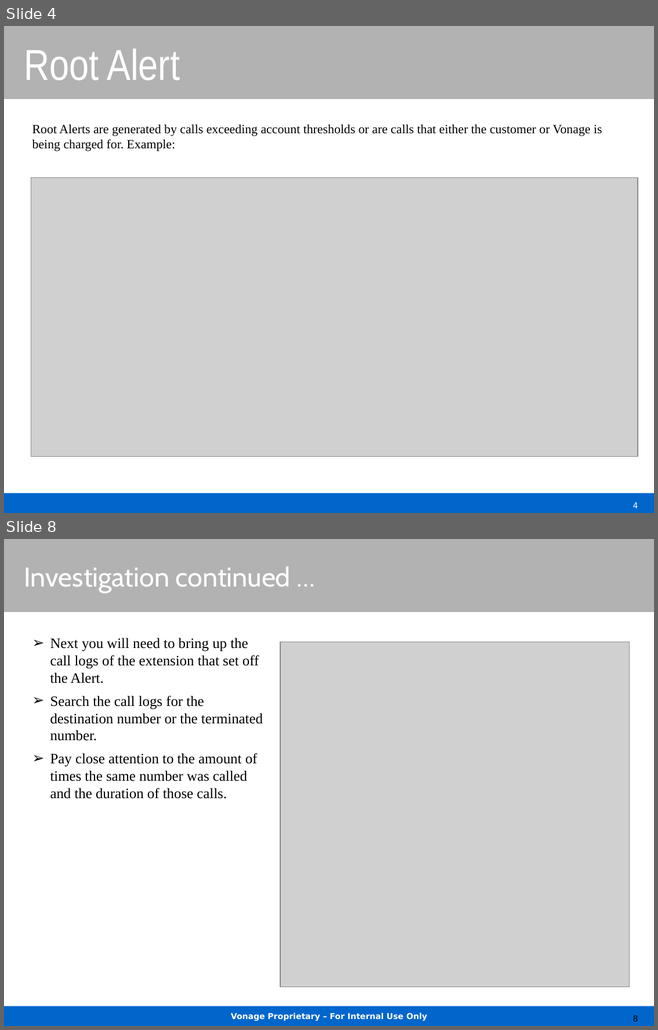
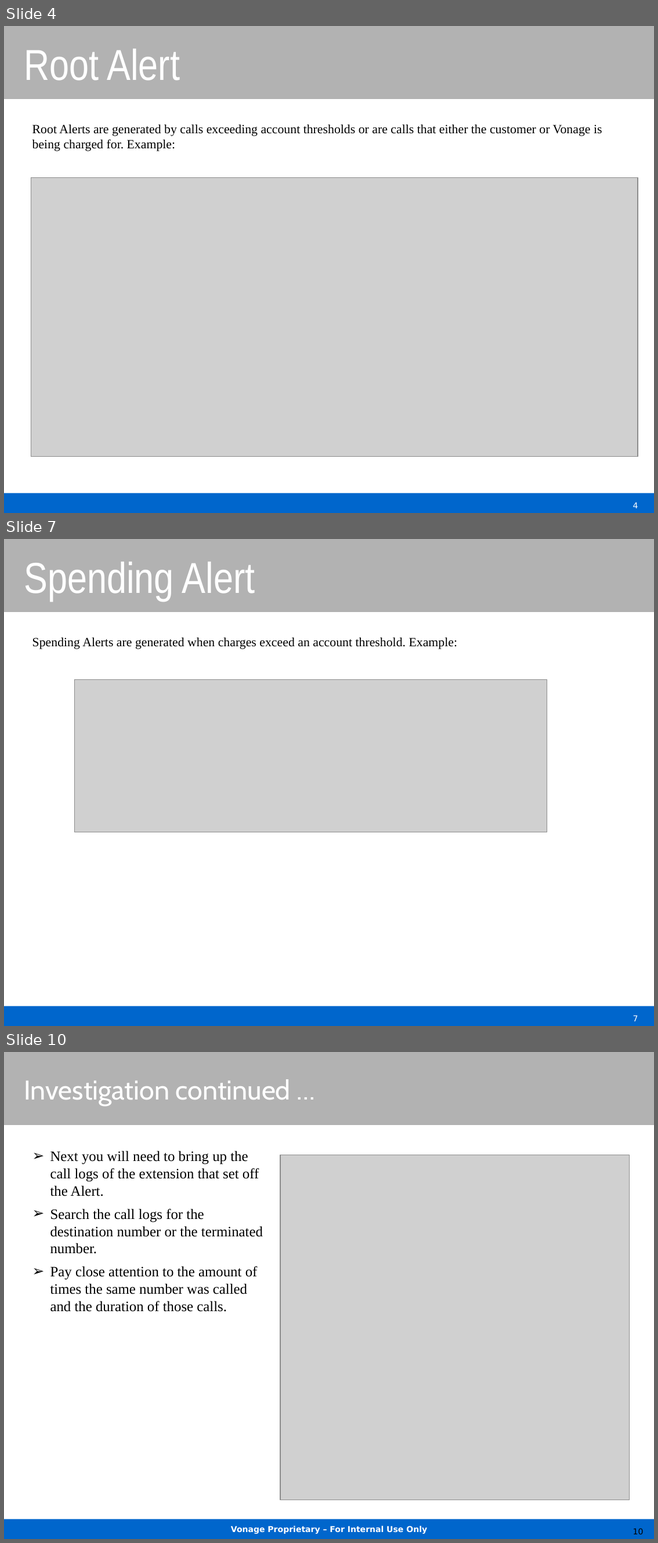
Before and after one commit to tbmillikin/Fraud-Procedures, a slide deck: On-CallFraudProcedures.pptx. Shown one above the other, each under a label of ours: slides 4 and 8 before the commit, slides 4, 7 and 10 after it; the slides between them are not shown. The pictures are 658x1030 and 658x1543 pixels, drawn with LibreOffice and Linux fonts; fonts in the diff are those of the drawing; grey boxes stand for pictures; background and template pictures are left out. Boxes give left, top, right and bottom in pixels: in the first picture for what was removed or moved away, otherwise in the second. Text is boxed around its words. In the diff, an @@ line names an element or a change of style, - is before the commit and + after.

```diff
--- a/On-CallFraudProcedures.pptx
+++ b/On-CallFraudProcedures.pptx
@@ slide 7 added at bbox=[4, 539, 654, 1026], background picture (left out); not listed: 2 template elements that a slide beside it also shows @@
@@ title added at bbox=[24, 562, 255, 601], 48 pt, text #FFFFFF @@
+Spending Alert
@@ text added at bbox=[32, 638, 458, 649], 14 pt, text #000000 @@
+Spending Alerts are generated when charges exceed an account threshold. Example:
@@ picture added at bbox=[74, 680, 546, 832] @@
@@ page number added at bbox=[633, 1015, 638, 1022], 9 pt, text #FFFFFF @@
+7
@@ what was slide 8 is now slide 10 @@
@@ page number at bbox=[633, 1528, 643, 1535]: text changed @@
-8
+10
```
Also in this commit, not shown: 3 slides changed, 1 other slide added.
